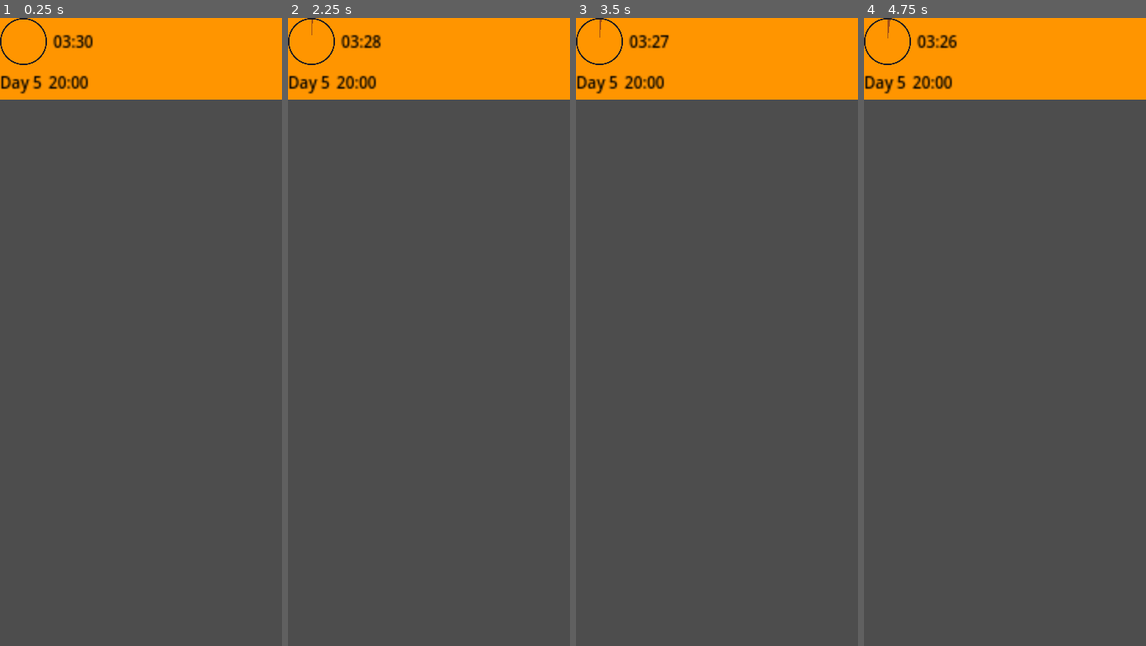
Above: before the commit, frames 1-4 (left to right).
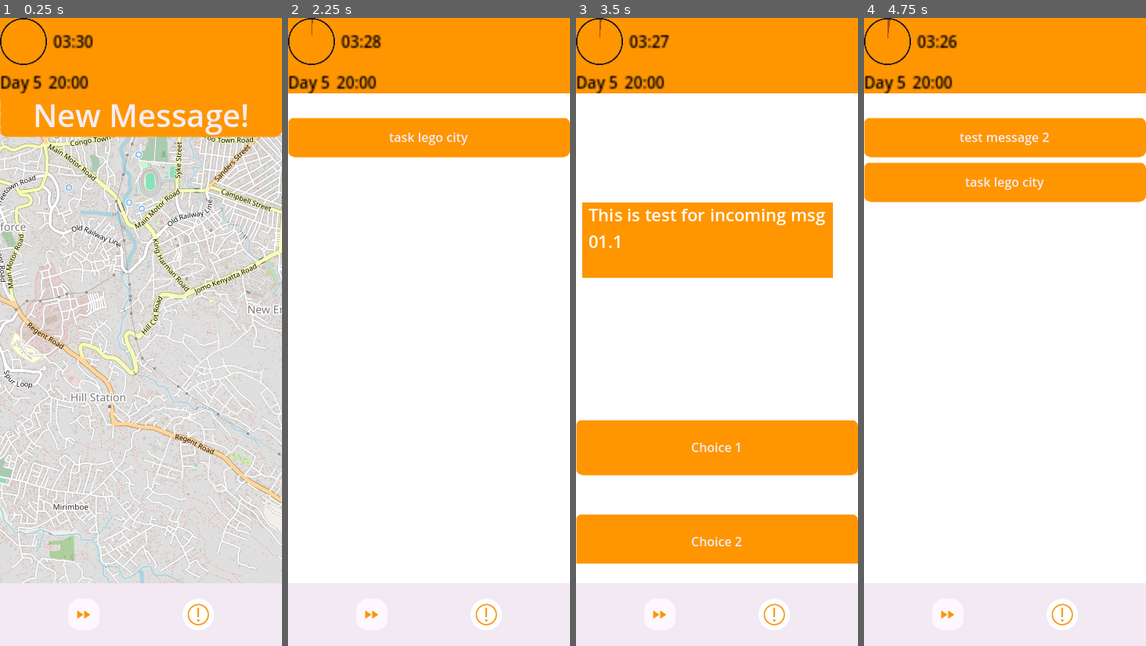
Above: after the commit, the same moments.

Repository: carabowes/Luscinia
Game: Godot game, scene res://main.tscn
Two runs of this game, one before a commit and one after it. Both use one fixed random seed, a clock stepped at 60 frames per second and the inputs below. Before the commit the project starts from res://Scenes/timer.tscn.
Inputs (mouse positions are in pixels of both pictures, inside the frame that each line leads up to):
- Up to frame 1 (0.25 s): no input
- Up to frame 2 (2.25 s): click (485, 614) at 0.52 s; click (352, 112) at 1.25 s, where only the run after the commit has a clickable "<- Return to Map"; click (429, 112) at 2 s, where only the run after the commit has a clickable "New Message!"
- Up to frame 3 (3.5 s): click (717, 137) at 2.75 s, where only the run after the commit has a clickable "task lego city"
- Up to frame 4 (4.75 s): click (1005, 445) at 3.5 s, where only the run after the commit has a clickable "Choice 1"; click (1005, 112) at 4.25 s, where only the run after the commit has a clickable "New Message!"

The runs differ from the first frame. In frame 1, 87% of the frame differs, in the area x 0-100%, y 12-100%; in frame 2, 88%; in frame 3, 88%; in frame 4, 88%.

Commit message:
Main prototype scene able to view resource page. Ref #34, Ref #41
- Added functionality to view resource page
- Added commissioned sprites

- Fixed bug where task widgets are uninteractable due to the task messenger being overlayed over it.

- Created a messenger_screen scene that takes the other half of the original task_assignment scene for widget fix.
- Created view resource page button in navbar and related script

- Resized message_manager, resource_page and task details to should timer and navbar on overlay
- Renamed game_manager script and node to message_manager to more accurately represent its functions
- Renamed more nodes to fit with snake casing coding guidelines

Diff:
--- /dev/null
+++ b/luscinia/Nodes/task_message_buttons/messenger_screen.tscn
@@ -0,0 +1,36 @@
+[gd_scene load_steps=2 format=3 uid="uid://b4gt7r5aujypo"]
+
+[ext_resource type="Script" path="res://Scripts/task_message/message_board_control.gd" id="1_7kuhm"]
+
+[node name="Control" type="Control"]
+layout_mode = 3
+anchors_preset = 15
+anchor_right = 1.0
+anchor_bottom = 1.0
+grow_horizontal = 2
+grow_vertical = 2
+
+[node name="ColorRect" type="ColorRect" parent="."]
+layout_mode = 1
+anchors_preset = 15
+anchor_right = 1.0
+anchor_bottom = 1.0
+grow_horizontal = 2
+grow_vertical = 2
+
+[node name="ScrollContainer" type="ScrollContainer" parent="."]
+layout_mode = 1
+anchors_preset = -1
+anchor_top = 0.05
+anchor_right = 1.0
+anchor_bottom = 0.96
+grow_horizontal = 2
+grow_vertical = 2
+
+[node name="VBoxContainer" type="VBoxContainer" parent="ScrollContainer"]
+custom_minimum_size = Vector2(360, 1)
+layout_mode = 2
+theme_override_constants/separation = 7
+script = ExtResource("1_7kuhm")
+msg_amt = Array[int]([1, 2, 1, 2])
+msg_content = Array[String](["This is test for incoming msg 01.1", "this is test for incoming msg 02.1", "this is test for incoming msg 02.2", "3.1", "4.1", "4.2"])
--- a/luscinia/Scenes/navbar.tscn
+++ b/luscinia/Scenes/navbar.tscn
@@ -1,7 +1,9 @@
-[gd_scene load_steps=8 format=3 uid="uid://cvex4d7ipjauf"]
+[gd_scene load_steps=10 format=3 uid="uid://cvex4d7ipjauf"]
 
 [ext_resource type="Texture2D" uid="uid://crdt0x0jw41ox" path="res://Sprites/UI/ProceedButton.png" id="1_24llj"]
-[ext_resource type="Script" path="res://Scripts/skip_custom_time_button.gd" id="2_ifu5p"]
+[ext_resource type="Script" path="res://Scripts/UI/skip_custom_time_button.gd" id="2_ifu5p"]
+[ext_resource type="Texture2D" uid="uid://dd65myswp443" path="res://Sprites/commisioned_icons/information_icon.png" id="3_b18yf"]
+[ext_resource type="Script" path="res://Scripts/UI/view_resources.gd" id="4_8diyc"]
 
 [sub_resource type="StyleBoxFlat" id="StyleBoxFlat_h85xp"]
 bg_color = Color(0.9481, 0.912, 0.95, 1)
@@ -48,7 +50,7 @@
 grow_horizontal = 2
 grow_vertical = 2
 
-[node name="SkipCustomTimeButton" type="Button" parent="NavbarLayout"]
+[node name="skip_custom_time_button" type="Button" parent="NavbarLayout"]
 layout_mode = 2
 size_flags_horizontal = 6
 theme_override_styles/hover = SubResource("StyleBoxFlat_u7tph")
@@ -58,11 +60,11 @@
 flat = true
 script = ExtResource("2_ifu5p")
 
-[node name="CustomTimePopup" type="Popup" parent="NavbarLayout/SkipCustomTimeButton"]
+[node name="CustomTimePopup" type="Popup" parent="NavbarLayout/skip_custom_time_button"]
 auto_translate_mode = 1
 size = Vector2i(81, 36)
 
-[node name="LineEdit" type="LineEdit" parent="NavbarLayout/SkipCustomTimeButton/CustomTimePopup"]
+[node name="LineEdit" type="LineEdit" parent="NavbarLayout/skip_custom_time_button/CustomTimePopup"]
 offset_right = 67.0625
 offset_bottom = 31.0
 size_flags_horizontal = 3
@@ -72,3 +74,13 @@
 theme_override_styles/normal = SubResource("StyleBoxFlat_6gtw4")
 placeholder_text = "Fast Forward Time"
 alignment = 3
+
+[node name="view_resources_button" type="Button" parent="NavbarLayout"]
+layout_mode = 2
+size_flags_horizontal = 6
+theme_override_styles/hover = SubResource("StyleBoxFlat_u7tph")
+theme_override_styles/pressed = SubResource("StyleBoxFlat_n5gp4")
+theme_override_styles/normal = SubResource("StyleBoxFlat_gromn")
+icon = ExtResource("3_b18yf")
+flat = true
+script = ExtResource("4_8diyc")
--- a/luscinia/Scenes/resource_page.tscn
+++ b/luscinia/Scenes/resource_page.tscn
@@ -5,7 +5,7 @@
 [sub_resource type="StyleBoxFlat" id="StyleBoxFlat_tws4w"]
 bg_color = Color(0.956863, 0.929412, 0.952941, 1)
 
-[node name="resource-page" type="Control"]
+[node name="resource_page" type="Control"]
 layout_mode = 3
 anchors_preset = 15
 anchor_right = 1.0
@@ -20,8 +20,9 @@
 
 [node name="Background" type="Panel" parent="."]
 layout_mode = 1
+offset_top = 103.0
 offset_right = 359.0
-offset_bottom = 799.0
+offset_bottom = 727.0
 theme_override_styles/panel = SubResource("StyleBoxFlat_tws4w")
 
 [node name="GridContainer" type="GridContainer" parent="Background"]
@@ -126,12 +127,11 @@
 horizontal_alignment = 1
 vertical_alignment = 1
 
-[node name="Return Button" type="Button" parent="Background"]
+[node name="return_button" type="Button" parent="Background"]
 layout_mode = 0
-offset_left = 24.0
-offset_top = 112.0
-offset_right = 192.0
-offset_bottom = 145.0
+offset_left = 0.46
+offset_right = 168.46
+offset_bottom = 33.0
 text = " <- Return to Map "
 
-[connection signal="pressed" from="Background/Return Button" to="." method="_on_return_button_pressed"]
+[connection signal="pressed" from="Background/return_button" to="." method="_on_return_button_pressed"]
--- a/luscinia/Scenes/task-assignment.tscn
+++ b/luscinia/Scenes/task-assignment.tscn
@@ -1,15 +1,15 @@
-[gd_scene load_steps=5 format=3 uid="uid://bnodjjjy3hdxo"]
+[gd_scene load_steps=4 format=3 uid="uid://bnodjjjy3hdxo"]
 
-[ext_resource type="Script" path="res://Scripts/game_manager.gd" id="1_oq8wo"]
+[ext_resource type="Script" path="res://Scripts/task_message/message_manager.gd" id="1_oq8wo"]
 [ext_resource type="Theme" uid="uid://bau28uma7h4s8" path="res://Sprites/UI/themes/details_page_theme.tres" id="2_fxeco"]
 [ext_resource type="Script" path="res://Scripts/task_message/message_alert.gd" id="4_b7pjs"]
-[ext_resource type="Script" path="res://Scripts/task_message/message_board_control.gd" id="5_14q0v"]
 
-[node name="GameManager" type="Control"]
+[node name="messenger" type="Control"]
 layout_mode = 3
 anchors_preset = 15
 anchor_right = 1.0
 anchor_bottom = 1.0
+offset_bottom = -744.0
 grow_horizontal = 2
 grow_vertical = 2
 script = ExtResource("1_oq8wo")
@@ -26,37 +26,3 @@
 theme_override_font_sizes/font_size = 40
 text = "New Message!"
 script = ExtResource("4_b7pjs")
-
-[node name="Control" type="Control" parent="."]
-visible = false
-layout_mode = 1
-anchors_preset = 15
-anchor_right = 1.0
-anchor_bottom = 1.0
-grow_horizontal = 2
-grow_vertical = 2
-
-[node name="ColorRect" type="ColorRect" parent="Control"]
-layout_mode = 1
-anchors_preset = 15
-anchor_right = 1.0
-anchor_bottom = 1.0
-grow_horizontal = 2
-grow_vertical = 2
-
-[node name="ScrollContainer" type="ScrollContainer" parent="Control"]
-layout_mode = 1
-anchors_preset = -1
-anchor_top = 0.05
-anchor_right = 1.0
-anchor_bottom = 0.96
-grow_horizontal = 2
-grow_vertical = 2
-
-[node name="VBoxContainer" type="VBoxContainer" parent="Control/ScrollContainer"]
-custom_minimum_size = Vector2(360, 1)
-layout_mode = 2
-theme_override_constants/separation = 7
-script = ExtResource("5_14q0v")
-msg_amt = Array[int]([1, 2, 1, 2])
-msg_content = Array[String](["This is test for incoming msg 01.1", "this is test for incoming msg 02.1", "this is test for incoming msg 02.2", "3.1", "4.1", "4.2"])
--- a/luscinia/Scenes/task_details.tscn
+++ b/luscinia/Scenes/task_details.tscn
@@ -58,6 +58,8 @@
 anchors_preset = 15
 anchor_right = 1.0
 anchor_bottom = 1.0
+offset_top = 104.0
+offset_bottom = -72.0
 grow_horizontal = 2
 grow_vertical = 2
 size_flags_horizontal = 3
--- a/luscinia/Scenes/timer.tscn
+++ b/luscinia/Scenes/timer.tscn
@@ -13,6 +13,8 @@
 anchors_preset = 15
 anchor_right = 1.0
 anchor_bottom = 1.0
+offset_right = -116.0
+offset_bottom = -748.0
 grow_horizontal = 2
 grow_vertical = 2
 scale = Vector2(2, 2)
@@ -22,9 +24,9 @@
 script = ExtResource("1_jafkr")
 
 [node name="ColorRect" type="ColorRect" parent="."]
-layout_mode = 2
-anchor_right = 0.5
-anchor_bottom = 0.065
+layout_mode = 0
+offset_right = 180.0
+offset_bottom = 52.0
 color = Color(1, 0.584314, 0, 1)
 
 [node name="TimerVBox" type="VBoxContainer" parent="."]
--- a/luscinia/Scripts/Resources/resource_page.gd
+++ b/luscinia/Scripts/Resources/resource_page.gd
@@ -15,8 +15,8 @@
 
 
 func _on_return_button_pressed() -> void:
-	ResourceManager.remove_resources("funds", 10)
-	print(ResourceManager.resources["funds"])
+	var main_parent = $"."
+	main_parent.visible = false
 
 
 func update_label(label_name: String, resource_name: String, texture_name: String):
--- /dev/null
+++ b/luscinia/Scripts/UI/view_resources.gd
@@ -0,0 +1,9 @@
+extends Node
+@onready var resource_page = $"../../../resource_page"
+
+func _ready() -> void:
+	self.pressed.connect(self.button_pressed)
+
+
+func button_pressed():
+	resource_page.visible = true
--- a/luscinia/Scripts/game_manager.gd
+++ b/luscinia/Scripts/task_message/message_manager.gd
@@ -7,14 +7,6 @@
 @export var show_alert: bool = false
 @export var messages: Array[String] = []
 
-@export_group("Resources")
-@export var personnel: int = 100
-@export var funding: int = 100
-@export var equipment: int = 100
-
-@export_group("Stats")
-@export var stability: int = 100
-
 func _process(delta: float) -> void:
 	if(!show_alert || messages.size() == message_amount):
 		alert.visible = false
--- a/luscinia/main.tscn
+++ b/luscinia/main.tscn
@@ -1,11 +1,13 @@
-[gd_scene load_steps=8 format=3 uid="uid://demyglfh17k5g"]
+[gd_scene load_steps=10 format=3 uid="uid://demyglfh17k5g"]
 
 [ext_resource type="PackedScene" uid="uid://djfodjryat72c" path="res://Scenes/map.tscn" id="1_7fdga"]
 [ext_resource type="PackedScene" uid="uid://cw1bfk5qtjy3o" path="res://Scenes/resource_manager.tscn" id="1_8r20m"]
+[ext_resource type="Script" path="res://Scripts/global_timer.gd" id="1_j8r8c"]
 [ext_resource type="PackedScene" uid="uid://desl373b33t23" path="res://Scenes/timer.tscn" id="2_5mpic"]
 [ext_resource type="PackedScene" uid="uid://da0l1xitf07a2" path="res://Scenes/resource_page.tscn" id="4_vi8yg"]
 [ext_resource type="PackedScene" uid="uid://c70krmks36rto" path="res://Scenes/task_details.tscn" id="5_0qr7n"]
 [ext_resource type="PackedScene" uid="uid://cvex4d7ipjauf" path="res://Scenes/navbar.tscn" id="5_5vcs1"]
+[ext_resource type="PackedScene" uid="uid://b4gt7r5aujypo" path="res://Nodes/task_message_buttons/messenger_screen.tscn" id="6_877e8"]
 [ext_resource type="PackedScene" uid="uid://bnodjjjy3hdxo" path="res://Scenes/task-assignment.tscn" id="7_g8mic"]
 
 [node name="main" type="Control"]
@@ -15,6 +17,7 @@
 anchor_bottom = 1.0
 grow_horizontal = 2
 grow_vertical = 2
+script = ExtResource("1_j8r8c")
 
 [node name="resource_manager" parent="." instance=ExtResource("1_8r20m")]
 
@@ -27,6 +30,19 @@
 
 [node name="timer" parent="." instance=ExtResource("2_5mpic")]
 layout_mode = 1
+offset_right = -120.0
+
+[node name="message_manager" parent="." instance=ExtResource("7_g8mic")]
+layout_mode = 1
+offset_top = 96.0
+offset_bottom = -656.0
+
+[node name="Control" parent="message_manager" instance=ExtResource("6_877e8")]
+visible = false
+layout_mode = 1
+anchors_preset = -1
+anchor_bottom = 13.0
+offset_bottom = -6.10352e-05
 
 [node name="resource_page" parent="." instance=ExtResource("4_vi8yg")]
 visible = false
@@ -37,7 +53,3 @@
 [node name="task_details" parent="." instance=ExtResource("5_0qr7n")]
 visible = false
 layout_mode = 1
-
-[node name="GameManager" parent="." instance=ExtResource("7_g8mic")]
-layout_mode = 1
-offset_top = 96.0
--- a/luscinia/project.godot
+++ b/luscinia/project.godot
@@ -11,7 +11,7 @@
 [application]
 
 config/name="Luscinia"
-run/main_scene="res://Scenes/timer.tscn"
+run/main_scene="res://main.tscn"
 config/features=PackedStringArray("4.3", "Mobile")
 config/icon="res://Sprites/icon.svg"
 
Renamed: luscinia/Scripts/skip_custom_time_button.gd -> luscinia/Scripts/UI/skip_custom_time_button.gd
Binary file added: luscinia/Sprites/commisioned_icons/Luscinia_IconUi.png
Not shown, added: luscinia/Sprites/commisioned_icons/Luscinia_IconUi.png.import
Binary file added: luscinia/Sprites/commisioned_icons/information_icon.png
Not shown, added: luscinia/Sprites/commisioned_icons/information_icon.png.import
